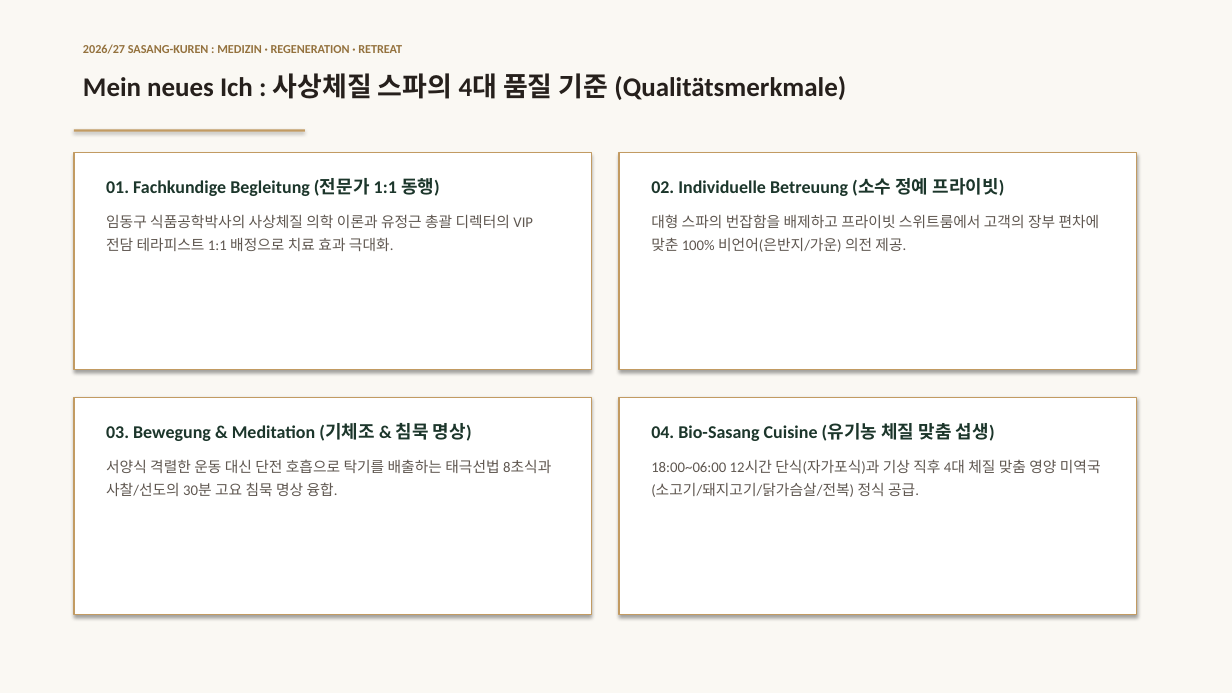
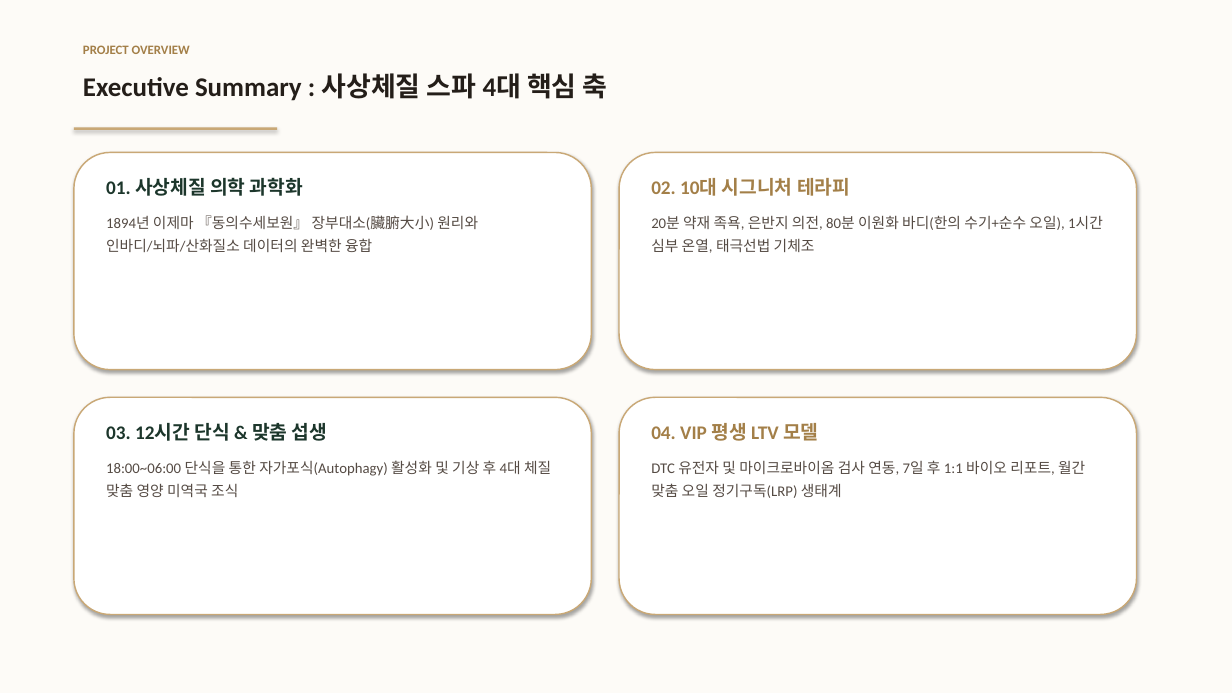
Before and after one commit to ryujean77/ryujean-slides, a slide deck: slide 5 of sasang-spa/사상체질_프리미엄_스파_프로젝트_제안서_발표자료.pptx (slide 2 before the commit). Drawn at 1232x693 pixels with LibreOffice and Linux fonts; fonts in the diff are those of the drawing. Boxes give left, top, right and bottom in pixels: in the first picture for what was removed or moved away, otherwise in the second. Text is boxed around its words. In the diff, an @@ line names an element or a change of style, - is before the commit and + after.

Commit message:
fix: 16장 한국어 기획 풀버전 내용 100% 롤백 복원 및 정통 럭셔리 브로셔 디자인 완벽 적용

```diff
--- a/sasang-spa/사상체질_프리미엄_스파_프로젝트_제안서_발표자료.pptx
+++ b/sasang-spa/사상체질_프리미엄_스파_프로젝트_제안서_발표자료.pptx
@@ rectangle at (0, 0, 1232, 693): fill #FAF8F3 to #FDFBF7 @@
@@ text at (83, 45, 190, 54): text changed; size 9.5 to 10 pt; text colour #94723E to #A37F48 @@
-2026/27 SASANG-KUREN : MEDIZIN · REGENERATION · RETREAT
+PROJECT OVERVIEW
@@ text at (83, 73, 608, 101): text changed; text colour #26201C to #241E19 @@
-Mein neues Ich : 사상체질 스파의 4대 품질 기준 (Qualitätsmerkmale)
+Executive Summary : 사상체질 스파 4대 핵심 축
@@ rectangle: place and size @@
-rectangle at (74, 129, 305, 132)
+rectangle at (74, 128, 277, 130)
@@ rectangle at (74, 128, 277, 130): fill #C29B62 to #C9A876 @@
@@ rectangle removed at (74, 152, 592, 370) @@
@@ rounded rectangle added at (74, 152, 592, 370), fill #FFFFFF, outline #C9A876 1.1 pt @@
@@ text at (106, 177, 478, 252): text changed; text colour #5F5750 to #554B44 @@
-01. Fachkundige Begleitung (전문가 1:1 동행)
-임동구 식품공학박사의 사상체질 의학 이론과 유정근 총괄 디렉터의 VIP 전담 테라피스트 1:1 배정으로 치료 효과 극대화.
+01. 사상체질 의학 과학화
+1894년 이제마 『동의수세보원』 장부대소(臟腑大小) 원리와 인바디/뇌파/산화질소 데이터의 완벽한 융합
@@ rectangle removed at (619, 152, 1137, 370) @@
@@ rounded rectangle added at (619, 152, 1137, 370), fill #FFFFFF, outline #C9A876 1.1 pt @@
@@ text at (651, 178, 1103, 253): text changed; text colour #5F5750 to #554B44 @@
-02. Individuelle Betreuung (소수 정예 프라이빗)
-대형 스파의 번잡함을 배제하고 프라이빗 스위트룸에서 고객의 장부 편차에 맞춘 100% 비언어(은반지/가운) 의전 제공.
+02. 10대 시그니처 테라피
+20분 약재 족욕, 은반지 의전, 80분 이원화 바디(한의 수기+순수 오일), 1시간 심부 온열, 태극선법 기체조
@@ rectangle removed at (74, 397, 592, 615) @@
@@ rounded rectangle added at (74, 397, 592, 615), fill #FFFFFF, outline #C9A876 1.1 pt @@
@@ rectangle removed at (619, 397, 1137, 615) @@
@@ rounded rectangle added at (619, 397, 1137, 615), fill #FFFFFF, outline #C9A876 1.1 pt @@
@@ text at (106, 423, 551, 497): text changed; text colour #5F5750 to #554B44 @@
-03. Bewegung & Meditation (기체조 & 침묵 명상)
-서양식 격렬한 운동 대신 단전 호흡으로 탁기를 배출하는 태극선법 8초식과 사찰/선도의 30분 고요 침묵 명상 융합.
+03. 12시간 단식 & 맞춤 섭생
+18:00~06:00 단식을 통한 자가포식(Autophagy) 활성화 및 기상 후 4대 체질 맞춤 영양 미역국 조식
@@ text at (651, 423, 1085, 498): text changed; text colour #5F5750 to #554B44 @@
-04. Bio-Sasang Cuisine (유기농 체질 맞춤 섭생)
-18:00~06:00 12시간 단식(자가포식)과 기상 직후 4대 체질 맞춤 영양 미역국(소고기/돼지고기/닭가슴살/전복) 정식 공급.
+04. VIP 평생 LTV 모델
+DTC 유전자 및 마이크로바이옴 검사 연동, 7일 후 1:1 바이오 리포트, 월간 맞춤 오일 정기구독(LRP) 생태계
```
Also in this commit, not shown: 6 other slides changed, 9 slides added, 2 slides removed, 1 other file.
